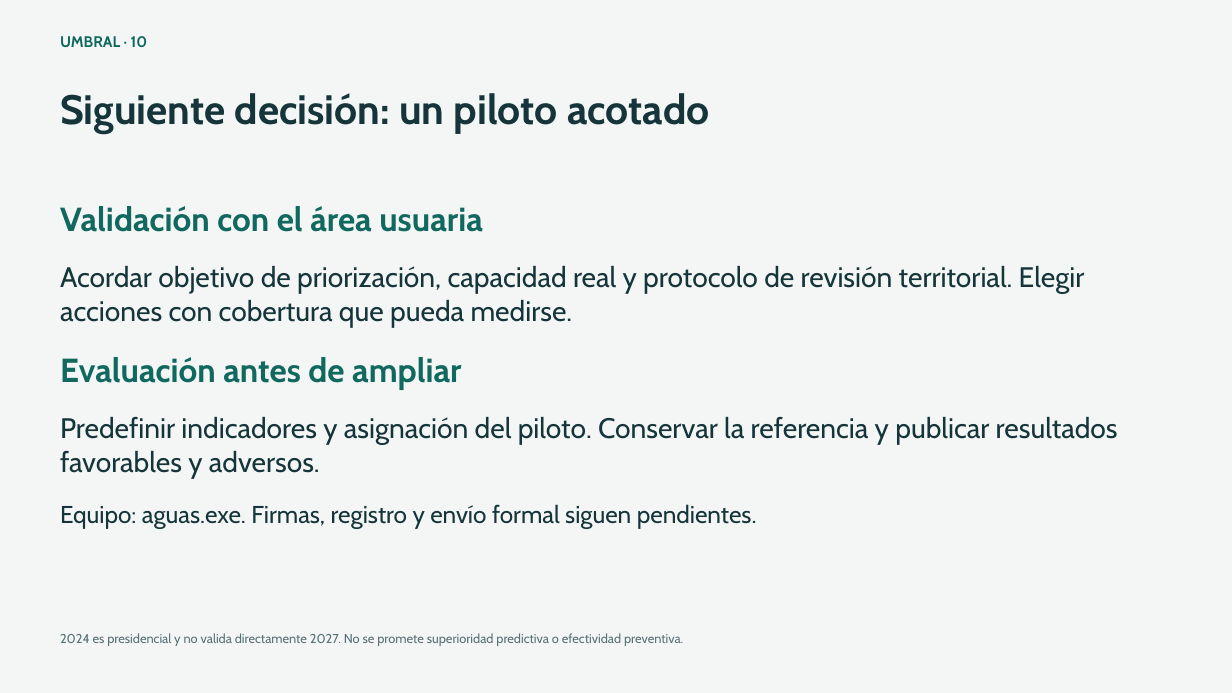
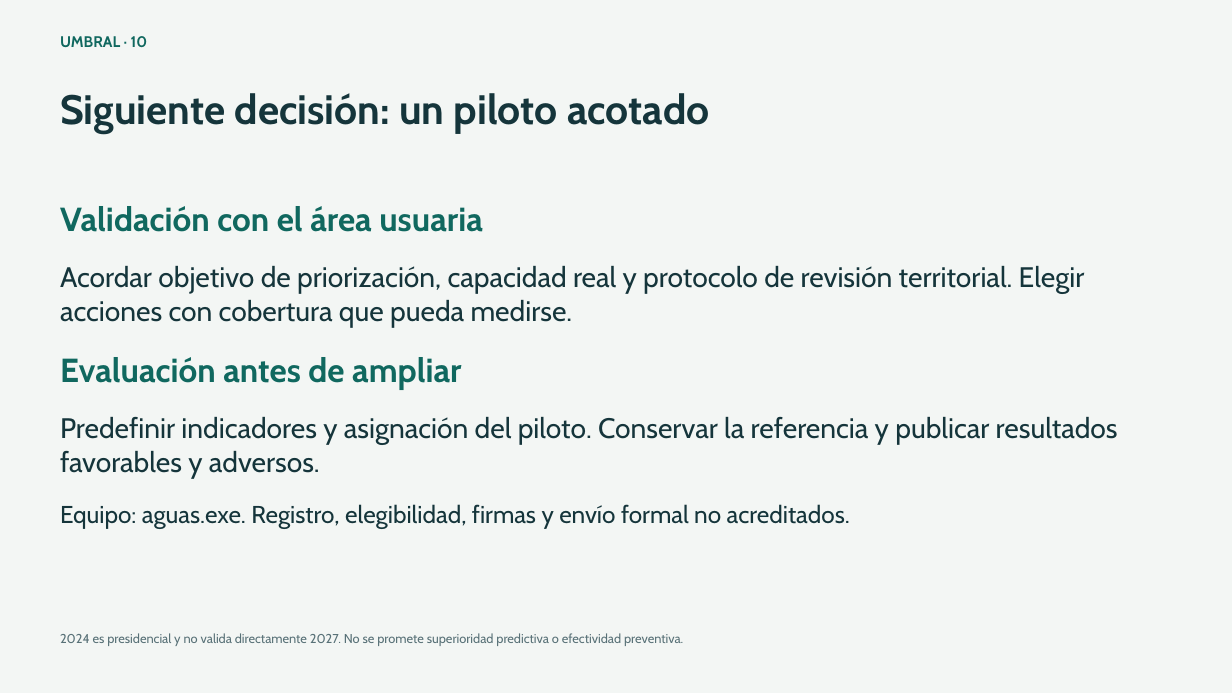
Before and after one commit to Donatelatrump/Ine_Hackaton_2026, a slide deck: slide 10 of 02_Prediccion_y_escenarios_de_riesgo/entrega/presentacion/Umbral_presentacion.pptx. Drawn at 1232x693 pixels with LibreOffice and Linux fonts; fonts in the diff are those of the drawing. Boxes give left, top, right and bottom in pixels: in the first picture for what was removed or moved away, otherwise in the second. Text is boxed around its words. In the diff, an @@ line names an element or a change of style, - is before the commit and + after.

```diff
--- a/02_Prediccion_y_escenarios_de_riesgo/entrega/presentacion/Umbral_presentacion.pptx
+++ b/02_Prediccion_y_escenarios_de_riesgo/entrega/presentacion/Umbral_presentacion.pptx
@@ text at [60, 504, 850, 529]: text changed @@
-Equipo: aguas.exe. Firmas, registro y envío formal siguen pendientes.
+Equipo: aguas.exe. Registro, elegibilidad, firmas y envío formal no acreditados.
```
Also in this commit, not shown: 4 other slides changed, 48 other files.
